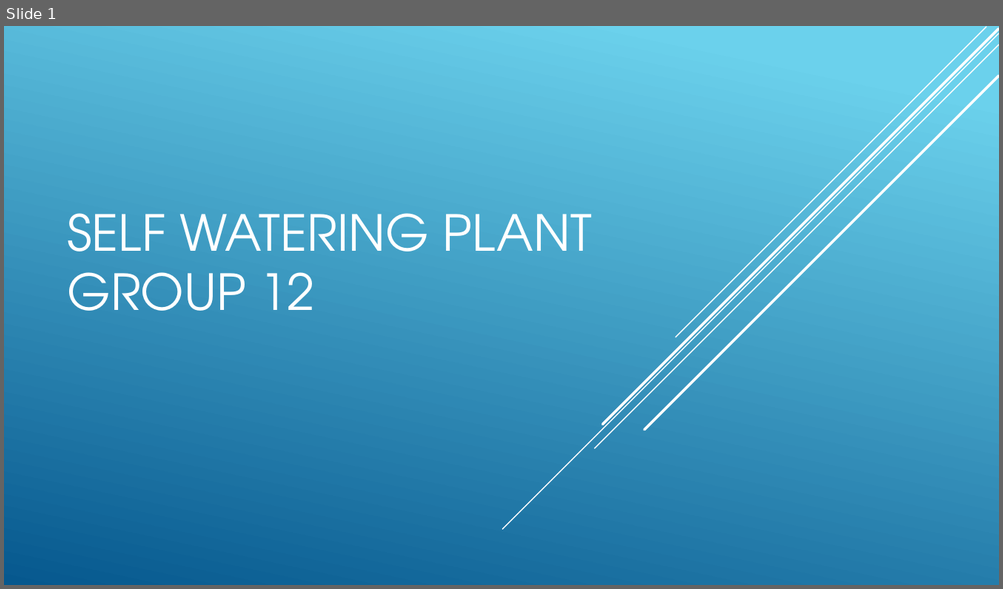
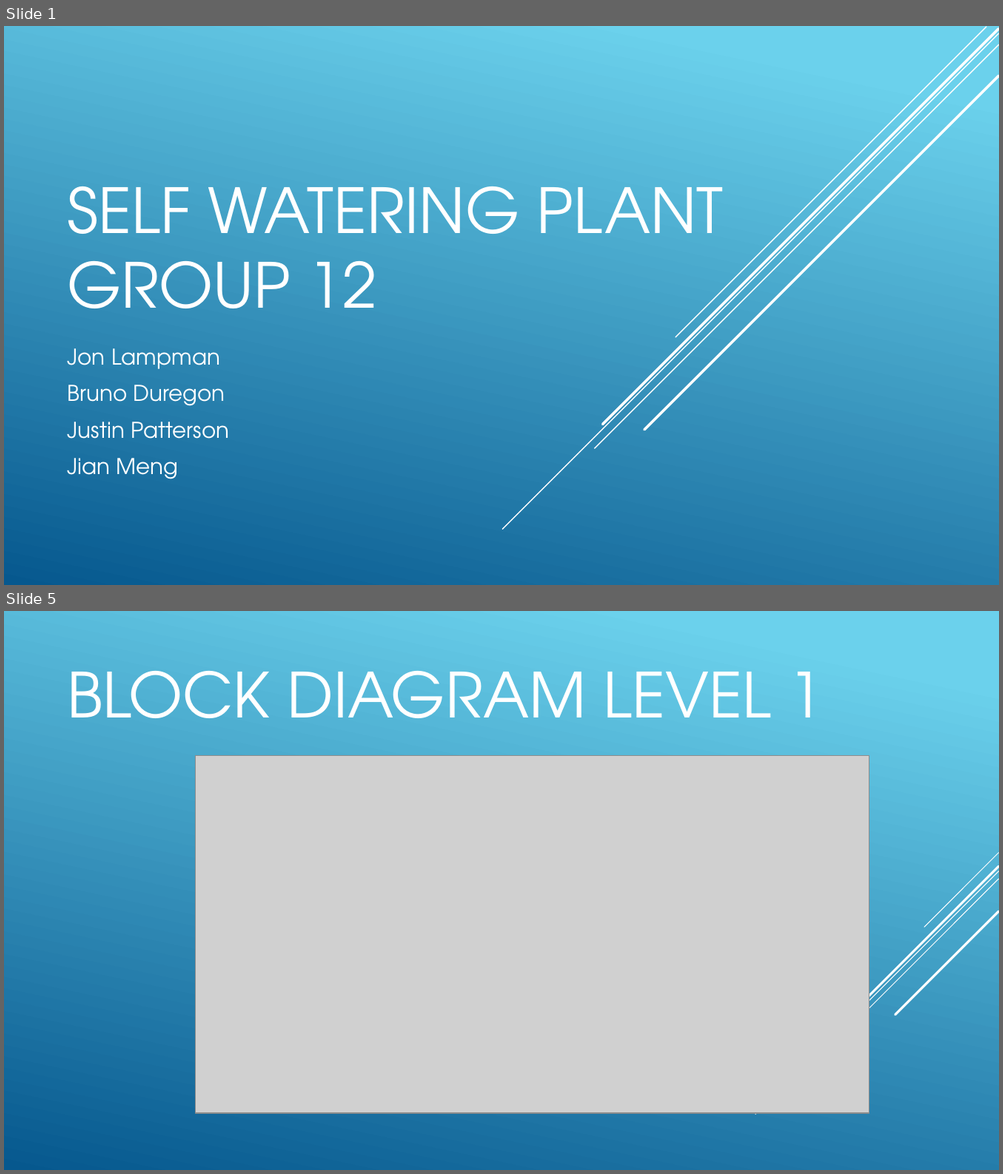
Before and after one commit to jp32/ece411-pdx, a slide deck: documents/presentation.pptx. Shown one above the other, each under a label of ours: slide 1 before the commit, slides 1 and 5 after it; the slides between them are not shown. The pictures are 1003x589 and 1003x1174 pixels, drawn with LibreOffice and Linux fonts; fonts in the diff are those of the drawing; grey boxes stand for pictures. Boxes give left, top, right and bottom in pixels: in the first picture for what was removed or moved away, otherwise in the second. Text is boxed around its words. In the diff, an @@ line names an element or a change of style, - is before the commit and + after.

```diff
--- a/documents/presentation.pptx
+++ b/documents/presentation.pptx
@@ slide 5 added at bbox=[4, 611, 999, 1170], background gradient #6ED2EB to #06588E @@
@@ title added at bbox=[68, 671, 823, 718], 60 pt, text #FFFFFF @@
+BLOCK DIAGRAM LEVEL 1
@@ picture added at bbox=[195, 756, 870, 1114] @@
@@ group added at bbox=[755, 853, 999, 1115]: 5 lines @@
@@ slide 1 changed as well @@
@@ title "SELF WATERING PLANT GROUP 12" at bbox=[68, 187, 723, 309]: size 48 to 60 pt @@
@@ subtitle added at bbox=[68, 349, 229, 480], 21 pt, text #FFFFFF @@
+Jon Lampman
+Bruno Duregon
+Justin Patterson
+Jian Meng
```
Also in this commit, not shown: 3 other slides added, 2 other files.
